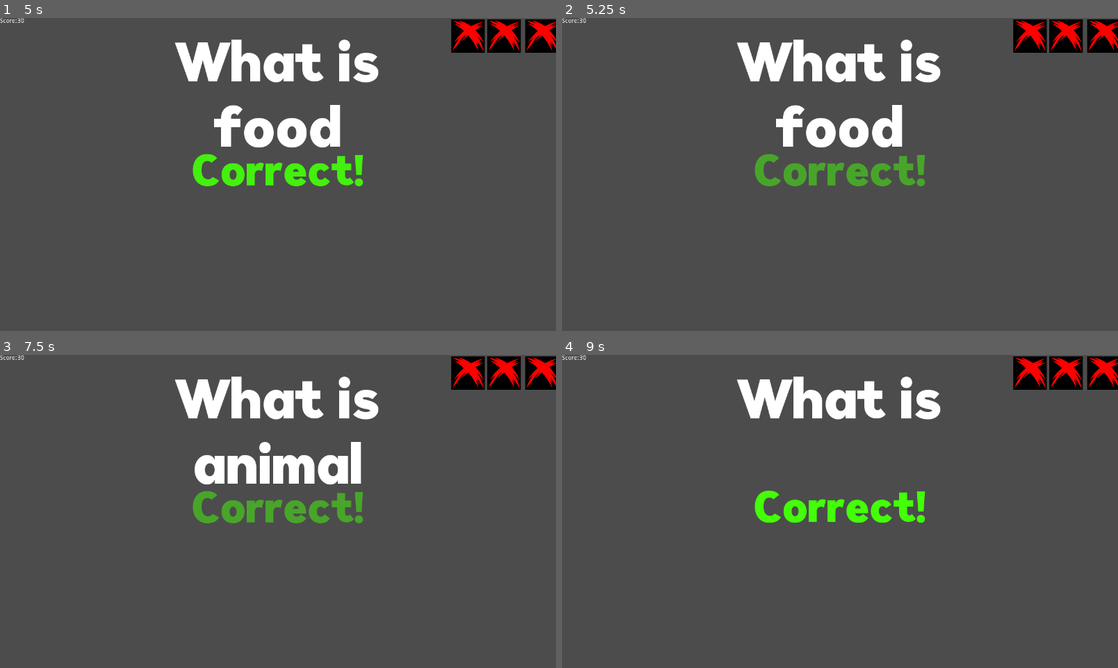
Above: before the commit, frames 1-4 (two rows, left to right).
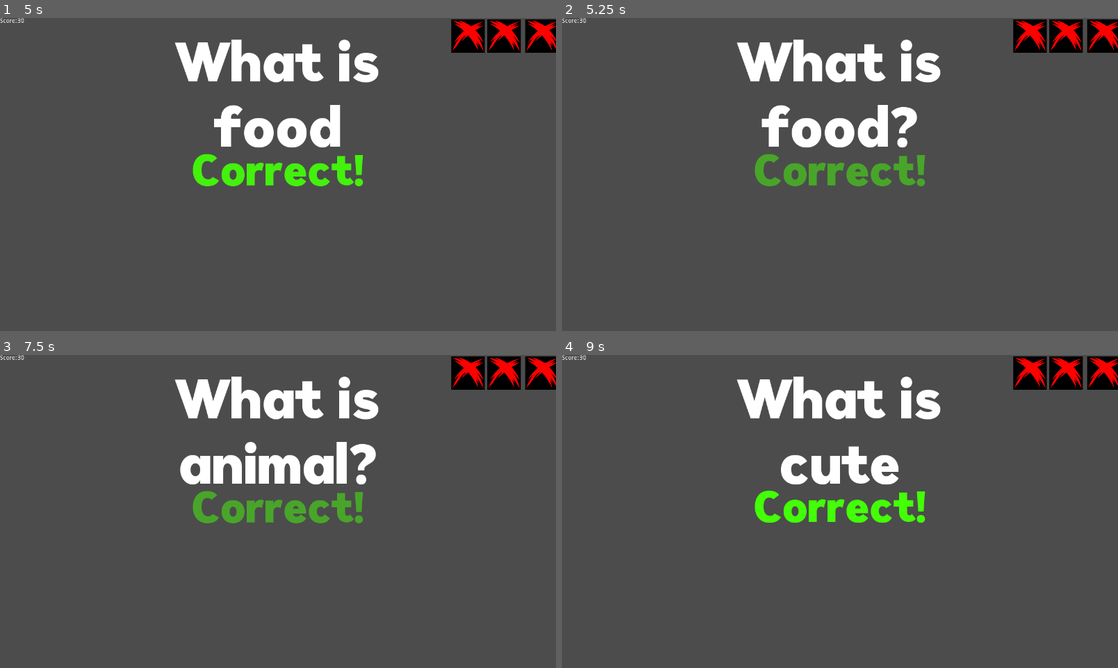
Above: after the commit, the same moments.

Repository: szymon112233/Filmufkapro
Game: Godot game, scene res://Main.tscn
Same seed, same stepped clock (60 frames per second), same inputs: the game is played once before the commit and once after it.
Inputs:
- Up to frame 1 (5 s): tap Enter at 0.5 s; hold Right (right_option) 0.53-1.28 s; tap Space at 1.25 s; hold Left (left_option) 1.28-2.03 s; hold Right (right_option) 2.03-3.53 s; hold Left (left_option) from 3.53 s (still down)
- Up to frame 2 (5.25 s): keep holding Left (left_option); tap Enter at 5 s
- Up to frame 3 (7.5 s): release Left (left_option) at 5.78 s; hold Right (right_option) from 5.78 s (still down); tap Space at 7.25 s
- Up to frame 4 (9 s): release Right (right_option) at 8.03 s; hold Left (left_option) from 8.03 s (still down)

Frame 1 is identical in both runs. In frame 2, 1.9% of the frame differs, in the area x 35-64%, y 27-42%; in frame 3, 1.5%; in frame 4, 1.3%.

Commit message:
Speed increasing.

Diff:
--- a/QuizManager.tscn
+++ b/QuizManager.tscn
@@ -22,3 +22,4 @@
 script = ExtResource( 1 )
 AllQuestions = [ ExtResource( 2 ), ExtResource( 3 ), ExtResource( 5 ), ExtResource( 4 ) ]
 TutorialQuestionsQueue = [ ExtResource( 3 ), ExtResource( 11 ), ExtResource( 9 ), ExtResource( 2 ), ExtResource( 7 ), E …(186 unchanged characters)…
+SpeedMultiplier = 0.05
--- a/Scripts/AudioManager.gd
+++ b/Scripts/AudioManager.gd
@@ -1,9 +1,10 @@
 extends Node
 class_name AudioManager
 
-func PlayBeat():
+func PlayBeat(currentSpeedMultiplier: float):
+	$AudioStreamPlayer.pitch_scale = currentSpeedMultiplier
 	$AudioStreamPlayer.play()
 
 
-func _on_QuizManager_NewQuestionShown():
-	PlayBeat()
+func _on_QuizManager_NewQuestionShown(currentSpeedMultiplier):
+	PlayBeat(currentSpeedMultiplier)
--- a/Scripts/QuizManager.gd
+++ b/Scripts/QuizManager.gd
@@ -3,18 +3,19 @@
 
 export(Array, Resource) var AllQuestions
 export(Array, Resource) var TutorialQuestionsQueue
-
+export(float) var SpeedMultiplier
 export(NodePath) var PathToMainUI
 
-signal NewQuestionShown
+signal NewQuestionShown(questionIndex)
 signal BeatPlayed(beatIndex)
 signal AnwserPut(isCorrect)
 
 const DefaultBPM = 90.0
 const LastBeatIndex = 12 #Last beat is "Game over" ping
-var targetInterval = 60.0 / DefaultBPM
-var timeCounter = targetInterval
+var targetInterval
+var timeCounter
 var beatCounter = 0
+var currentSpeedMultiplier
 
 var CurrentQuestionIndex
 var CurrentQuestion: Question
@@ -43,8 +44,11 @@
 	CurrentQuestionIndex += 1
 	CurrentQuestion = (TutorialQuestionsQueue[CurrentQuestionIndex] as Question)
 	mainUIManager.SetupNewQuestion(CurrentQuestion)
-	emit_signal("NewQuestionShown")
+
+	currentSpeedMultiplier = 1 + SpeedMultiplier * CurrentQuestionIndex
+	emit_signal("NewQuestionShown", currentSpeedMultiplier)
 	beatCounter = 0
+	targetInterval = 60.0 / (DefaultBPM * currentSpeedMultiplier)
 	timeCounter = targetInterval
 
 func MakeChoice(isLeft: bool):
